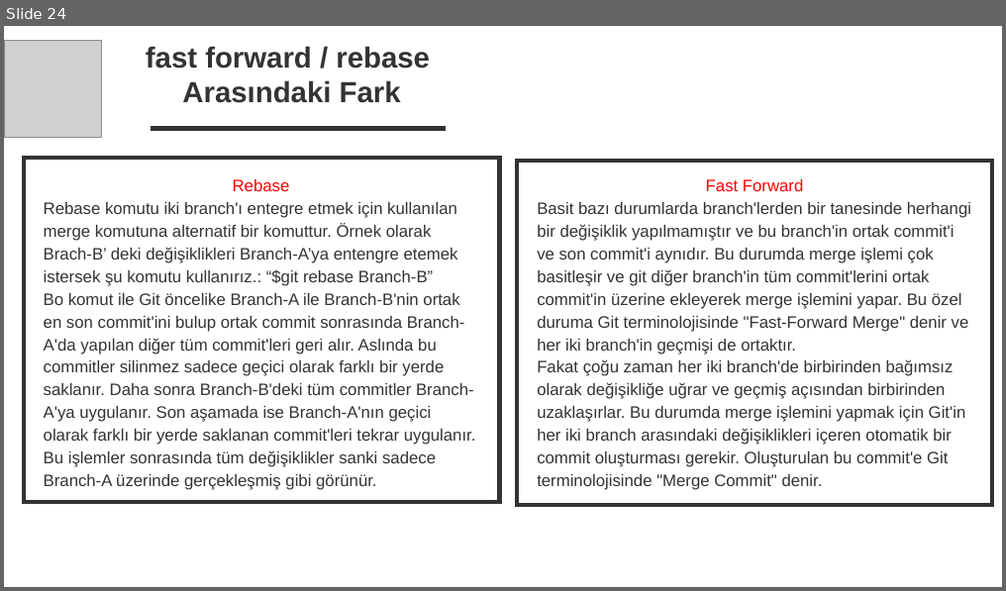
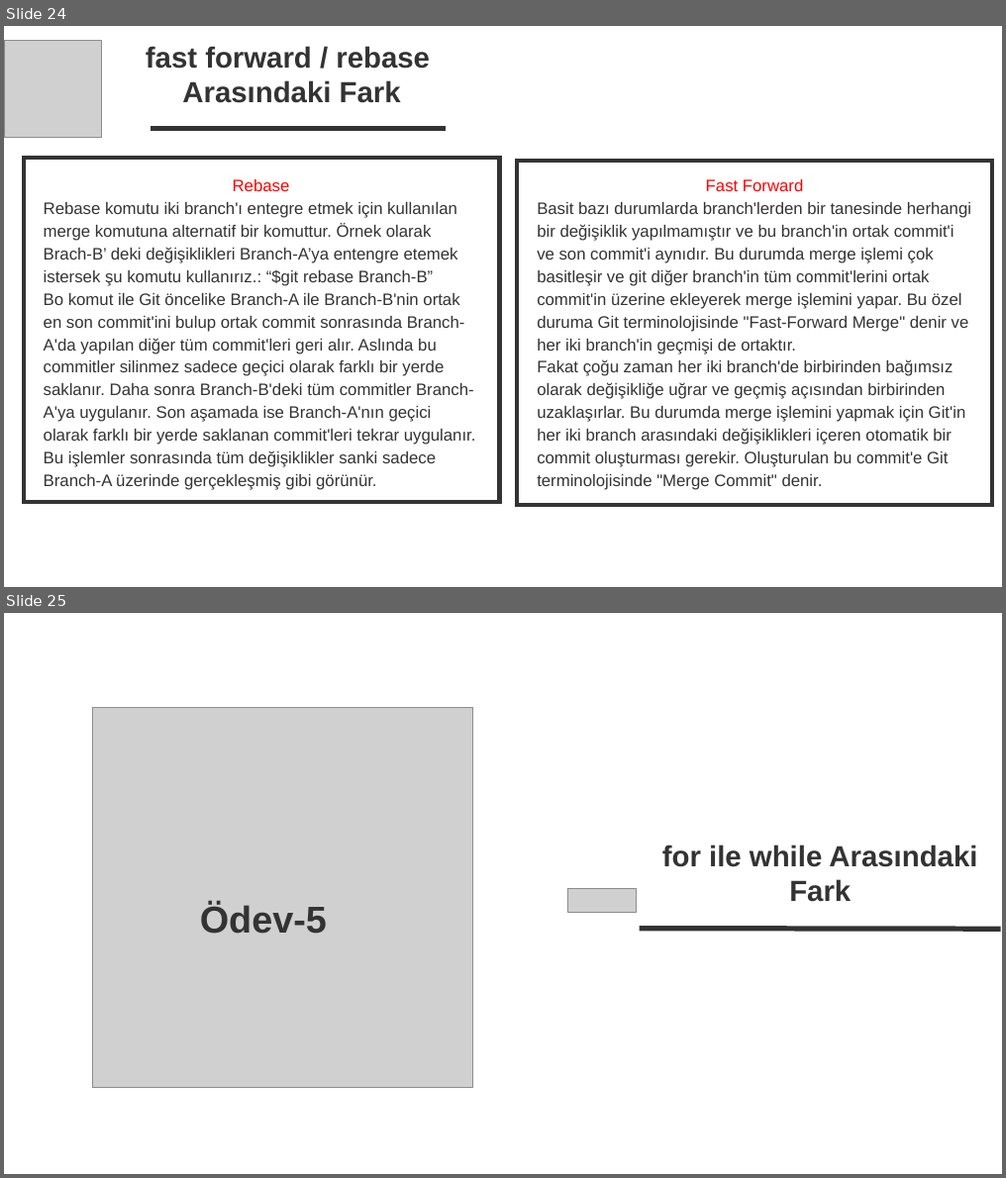
Before and after one commit to TechCareer-FrontEnd-1/tubisad-frontend-wjolnir, a slide deck: Research Homeworks/Research Homeworks.pptx. Shown one above the other, each under a label of ours: slide 24 before the commit, slides 24 and 25 after it. The pictures are 1006x591 and 1006x1178 pixels, drawn with LibreOffice and Linux fonts; fonts in the diff are those of the drawing; grey boxes stand for pictures. Boxes give left, top, right and bottom in pixels: in the first picture for what was removed or moved away, otherwise in the second. Text is boxed around its words. In the diff, an @@ line names an element or a change of style, - is before the commit and + after.

```diff
--- a/Research Homeworks/Research Homeworks.pptx
+++ b/Research Homeworks/Research Homeworks.pptx
@@ slide 25 added at [4, 613, 1002, 1174], background #FFFFFF @@
@@ picture added at [92, 707, 472, 1087] @@
@@ text added at [662, 845, 977, 902], 28 pt, text #333333, bold @@
+for ile while Arasındaki
+Fark
@@ text added at [200, 904, 327, 934], 36 pt, text #333333, bold @@
+Ödev-5
@@ picture added at [567, 888, 636, 912] @@
@@ line added from (1001, 929) to (640, 929), #333333 5 pt @@
```
Also in this commit, not shown: 3 other slides added.
